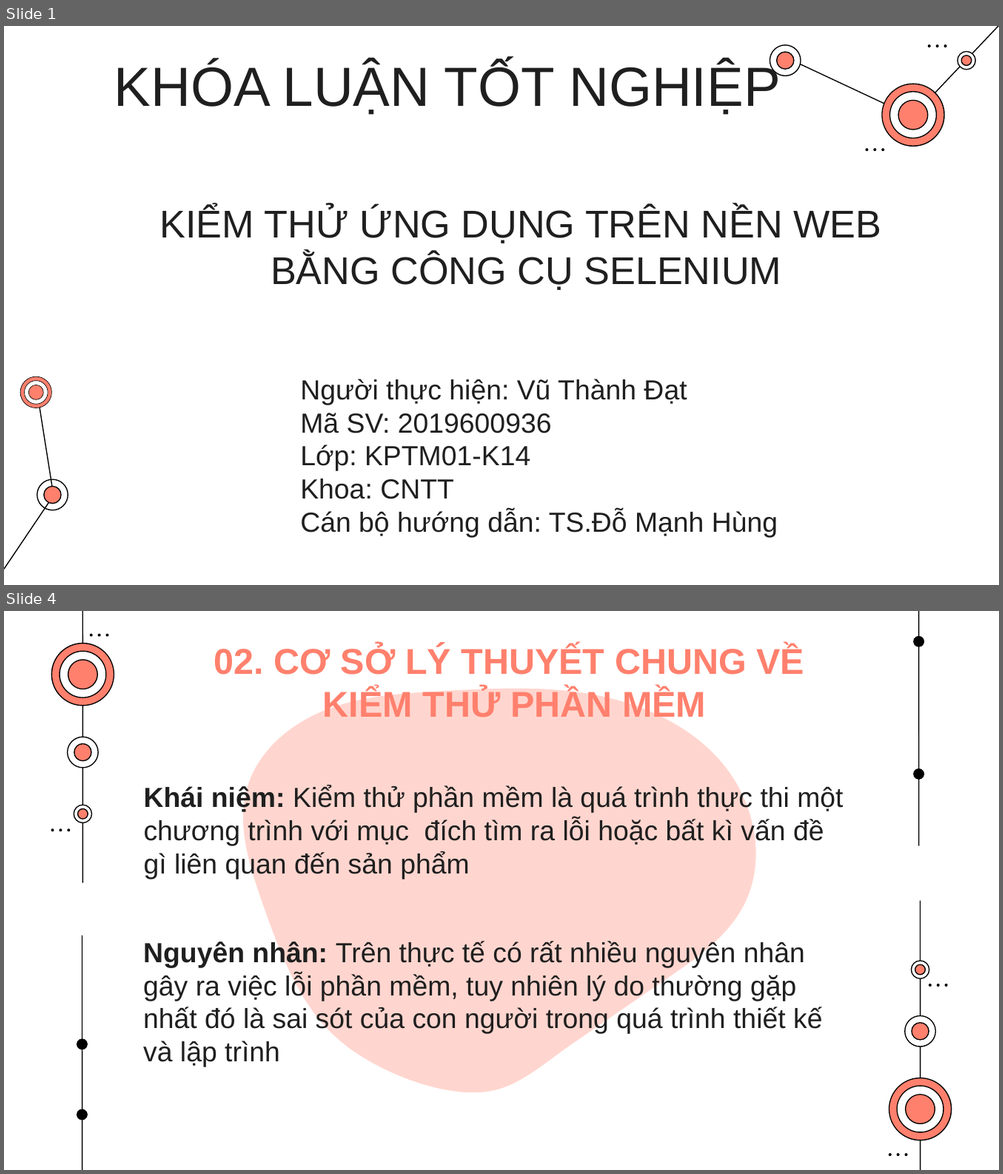
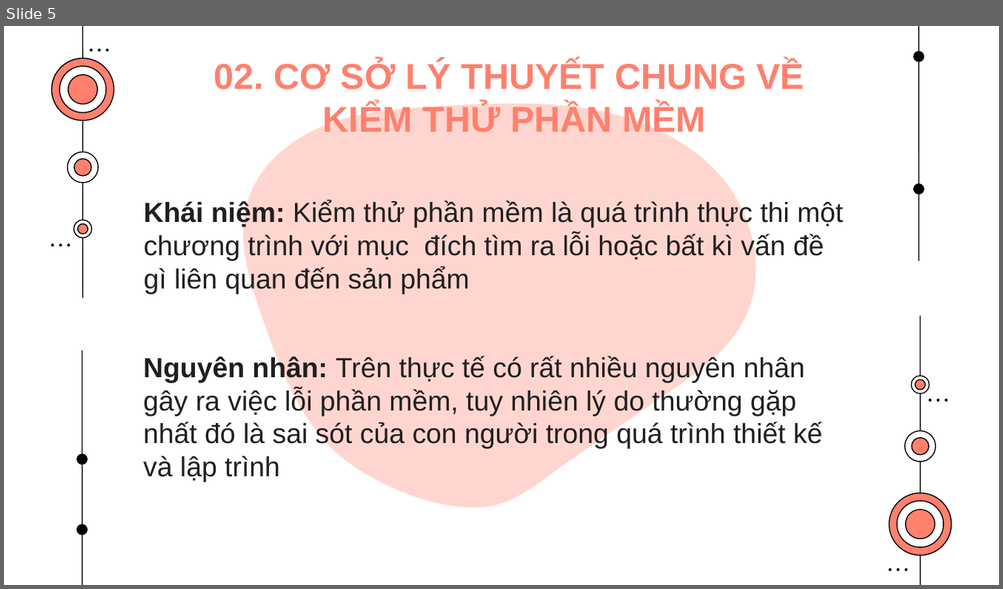
Before and after one commit to dtthvnh/VuThanhDat-2019600936, a slide deck: DATN-Selenium/BAOCAOKHOALUAN.pptx. Shown one above the other, each under a label of ours: slides 1 and 4 before the commit, slide 5 after it; the slides between them are not shown. The pictures are 1003x1174 and 1003x589 pixels, drawn with LibreOffice and Linux fonts; fonts in the diff are those of the drawing. Boxes give left, top, right and bottom in pixels: in the first picture for what was removed or moved away, otherwise in the second. Text is boxed around its words. In the diff, an @@ line names an element or a change of style, - is before the commit and + after.

```diff
--- a/DATN-Selenium/BAOCAOKHOALUAN.pptx
+++ b/DATN-Selenium/BAOCAOKHOALUAN.pptx
@@ slide 1 removed at [4, 26, 999, 585], background #FFFFFF @@
@@ freeform shape removed at [913, 26, 999, 116] @@
@@ ellipse removed at [927, 45, 930, 48] @@
@@ ellipse removed at [936, 45, 939, 48] @@
@@ ellipse removed at [944, 45, 947, 48] @@
@@ text removed at [114, 62, 780, 115] @@
-KHÓA LUẬN TỐT NGHIỆP
@@ group removed at [769, 45, 801, 77]: 4 freeform shapes @@
@@ freeform shape removed at [787, 58, 912, 116] @@
@@ group removed at [957, 51, 976, 70]: 4 freeform shapes @@
@@ group removed at [881, 84, 945, 147]: 6 freeform shapes @@
@@ ellipse removed at [865, 148, 868, 151] @@
@@ ellipse removed at [874, 148, 876, 151] @@
@@ ellipse removed at [881, 148, 884, 151] @@
@@ text removed at [160, 207, 881, 290] @@
-KIỂM THỬ ỨNG DỤNG TRÊN NỀN WEB
-BẰNG CÔNG CỤ SELENIUM
@@ text removed at [300, 379, 777, 538] @@
-Người thực hiện: Vũ Thành Đạt
-Mã SV: 2019600936
-Lớp: KPTM01-K14
-Khoa: CNTT
-Cán bộ hướng dẫn: TS.Đỗ Mạnh Hùng
@@ group removed at [20, 377, 52, 409]: 6 freeform shapes @@
@@ freeform shape removed at [37, 391, 54, 495] @@
@@ freeform shape removed at [37, 480, 68, 511] @@
@@ freeform shape removed at [44, 486, 61, 503] @@
@@ freeform shape removed at [44, 486, 62, 504] @@
@@ freeform shape removed at [4, 497, 53, 570] @@
@@ what was slide 4 is now slide 5 @@
```
Also in this commit, not shown: 4 slides changed, 5 slides added, 5 other files.
